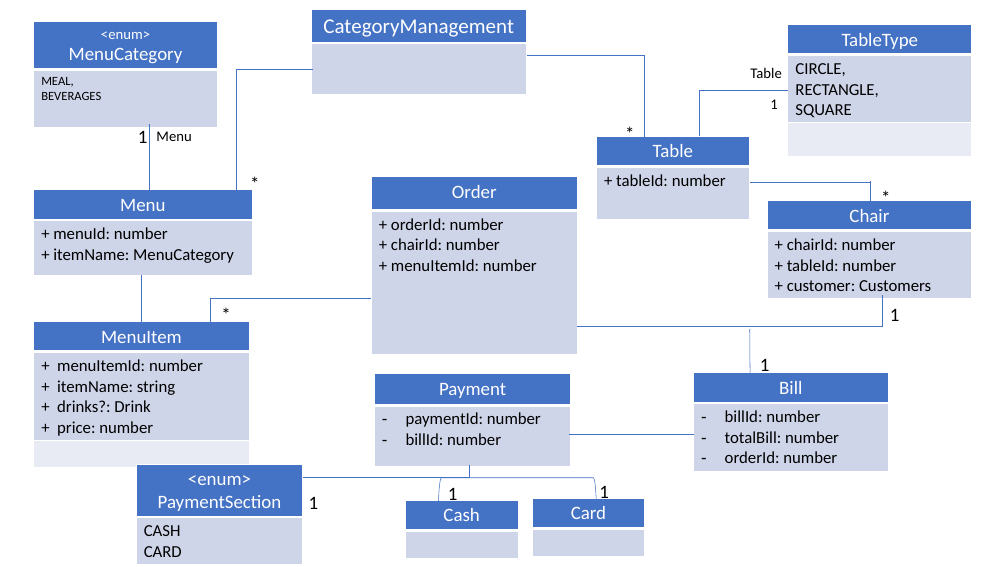
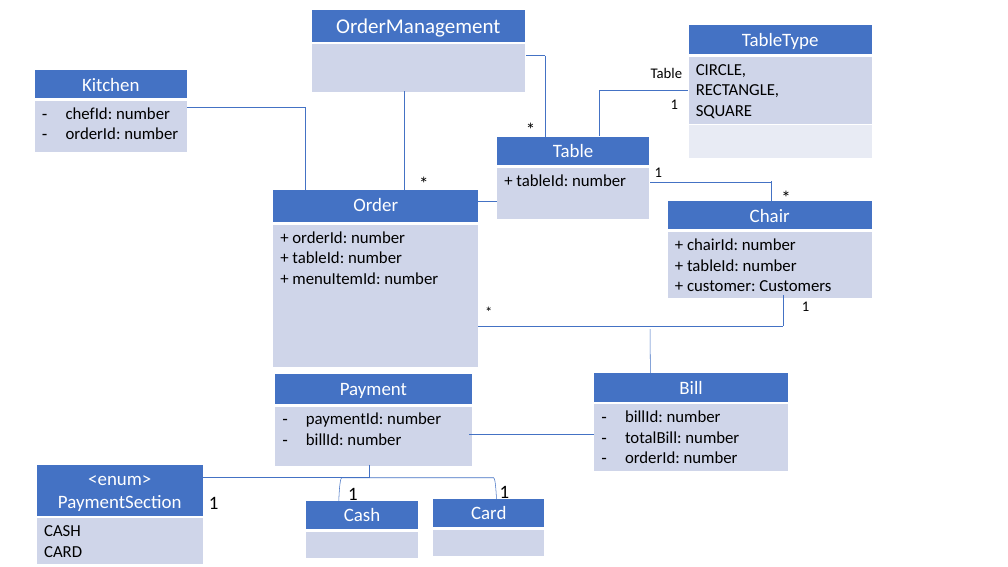
Before and after one commit to VANSAOHANG/RestaurantMS, a slide deck: slide 5 of Restaurant Management System.pptx (slide 4 before the commit). Drawn at 1008x567 pixels with LibreOffice and Linux fonts; fonts in the diff are those of the drawing. Boxes give left, top, right and bottom in pixels: in the first picture for what was removed or moved away, otherwise in the second. Text is boxed around its words. In the diff, an @@ line names an element or a change of style, - is before the commit and + after.

```diff
--- a/Restaurant Management System.pptx
+++ b/Restaurant Management System.pptx
@@ table removed at [34,21,218,127], 2 rows, 1 columns @@
-<enum> / MenuCategory
-MEAL, / BEVERAGES
@@ table at [311,10,526,91] @@
-row 1, column 1: CategoryManagement
+row 1, column 1: OrderManagement
@@ line moved from (527, 55) - (645, 55) to (526, 55) - (545, 55) @@
@@ table added at [35,70,188,153], 2 rows, 1 columns @@
+Kitchen
+chefId: number / orderId: number
@@ line moved from (236, 69) - (313, 69) to (188, 107) - (306, 107) @@
@@ line moved from (236, 190) - (236, 69) to (306, 107) - (306, 199) @@
@@ line added from (405, 91) to (405, 191), #4472C4 0.5 pt @@
@@ text "*" rewrapped from [243,169,284,199] to [519,114,565,144] @@
@@ line removed from (149, 124) to (149, 190) @@
@@ text removed at [156,131,191,141] @@
-Menu
@@ text "*": place and size @@
-text "*" at [618,118,664,148]
+text "*" at [412,168,458,198]
@@ text "1" at [655,167,662,177]: size 18 to 14 pt @@
@@ text "1": place and size @@
-text "1" at [138,130,148,143]
+text "1" at [655,167,662,177]
@@ table removed at [34,190,253,396], 2 rows, 1 columns @@
-Menu
-+ menuId: number / + itemName: MenuCategory
@@ table at [273,190,479,368] @@
-row 2, column 1: + orderId: number / + chairId: number / + menuItemId: number
+row 2, column 1: + orderId: number / + tableId: number / + menuItemId: number
@@ table: place and size @@
-table at [371,177,578,355]
+table at [273,190,479,368]
@@ line added from (476, 201) to (497, 201), #4472C4 0.5 pt @@
@@ line removed from (141, 275) to (141, 321) @@
@@ line removed from (210, 336) to (210, 298) @@
@@ line removed from (210, 298) to (371, 298) @@
@@ text removed at [214,299,256,330] @@
-*
@@ text added at [478,299,507,325], 14 pt, text #000000 @@
+*
@@ text "1": place and size @@
-text "1" at [890,308,900,321]
+text "1" at [802,301,809,311]
@@ text "1" at [802,301,809,311]: size 18 to 14 pt @@
@@ table removed at [34,321,250,467], 3 rows, 1 columns @@
-MenuItem
-+ menuItemId: number / + itemName: string / + drinks?: Drink / + price: number
-
@@ 11 lines, 8 tables, 6 texts, 1 left bracket: place and size @@
-11 lines, 8 tables, 6 texts, 1 left bracket at [136,24,972,565]
+11 lines, 8 tables, 6 texts, 1 left bracket at [36,24,873,565]
@@ text removed at [760,358,770,376] @@
-1
```
Also in this commit, not shown: 2 other slides changed, 1 slide added.
